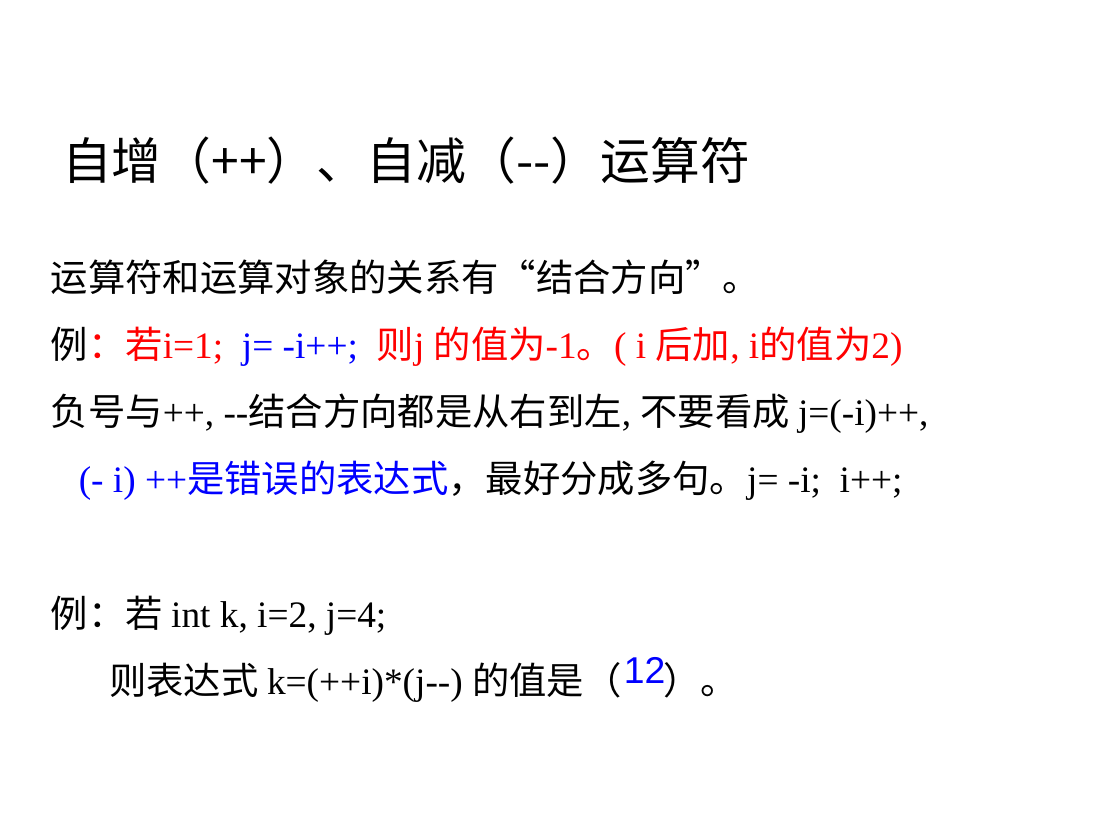
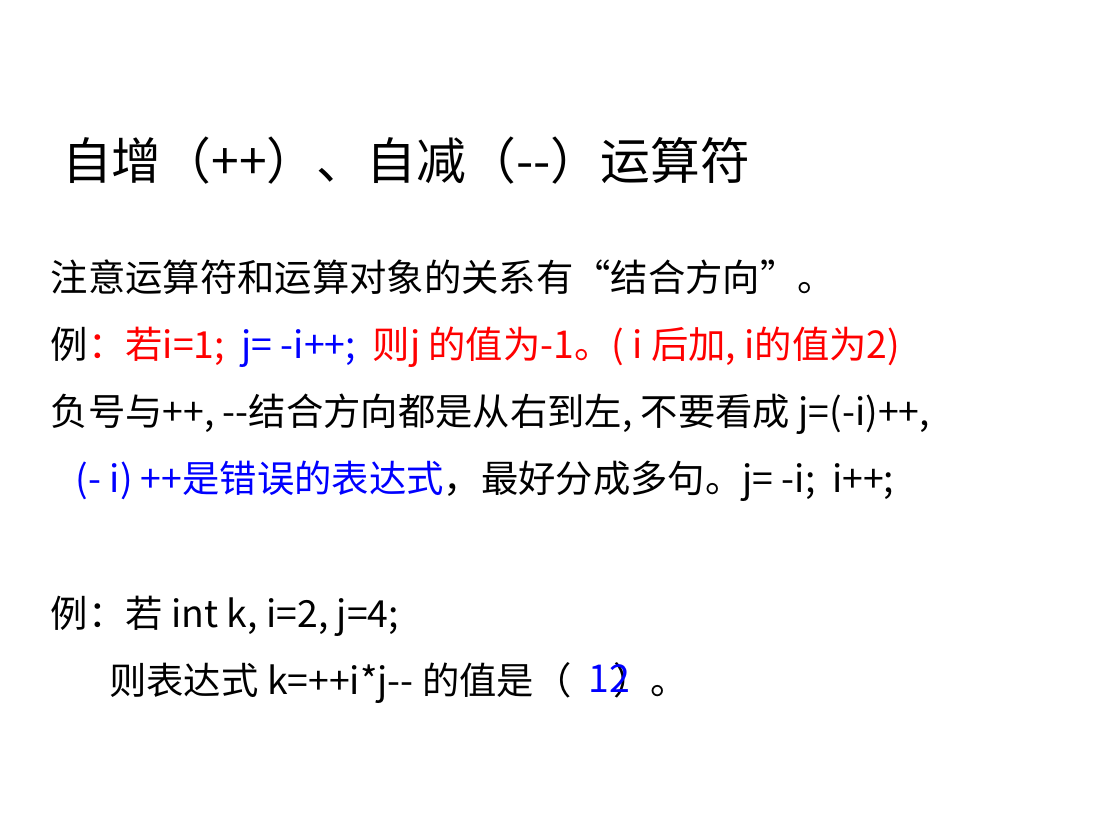
Before and after one commit to rshouc/Advanced-Programming-2018-Autumn, a slide deck: slide 67 of Slides/4 运算符与表达式.pptx. Drawn at 1120x840 pixels with LibreOffice and Linux fonts; fonts in the diff are those of the drawing; background and template pictures are left out. Boxes give left, top, right and bottom in pixels: in the first picture for what was removed or moved away, otherwise in the second. Text is boxed around its words. In the diff, an @@ line names an element or a change of style, - is before the commit and + after.

Commit message:
更新

```diff
--- a/Slides/4 运算符与表达式.pptx
+++ b/Slides/4 运算符与表达式.pptx
@@ text at (51,259,835,294): text changed; font Times New Roman to Noto Sans CJK SC @@
-运算符和运算对象的关系有“结合方向”。
+注意运算符和运算对象的关系有“结合方向”。
@@ text at (51,326,930,636): font Times New Roman to Noto Sans CJK SC in "例：若i=1; j= -i++; 则j 的值为-1。( i 后加, ...", "负号与++, --结合方向都是从右到左, 不要看成 j=(-i)++,", "(- i) ++是错误的表达式，最好分成多句。j= -i; i++;", "例：若 int k, i=2, j=4;" @@
@@ text "12": place and size @@
-text "12" at (624,657,665,683)
+text "12" at (589,662,630,698)
@@ text "12" at (589,662,630,698): font Arial to Noto Sans CJK SC @@
@@ text at (109,662,688,703): text changed; font Times New Roman to Noto Sans CJK SC @@
-则表达式 k=(++i)*(j--) 的值是（ ）。
+则表达式 k=++i*j-- 的值是（ ）。
```
